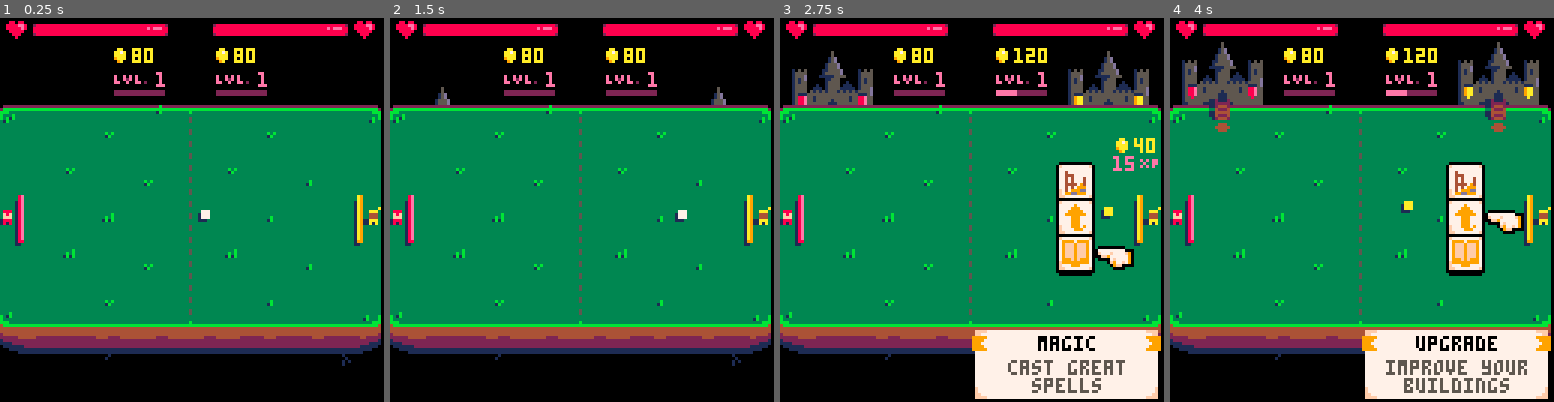
Above: before the commit, frames 1-4 (left to right).
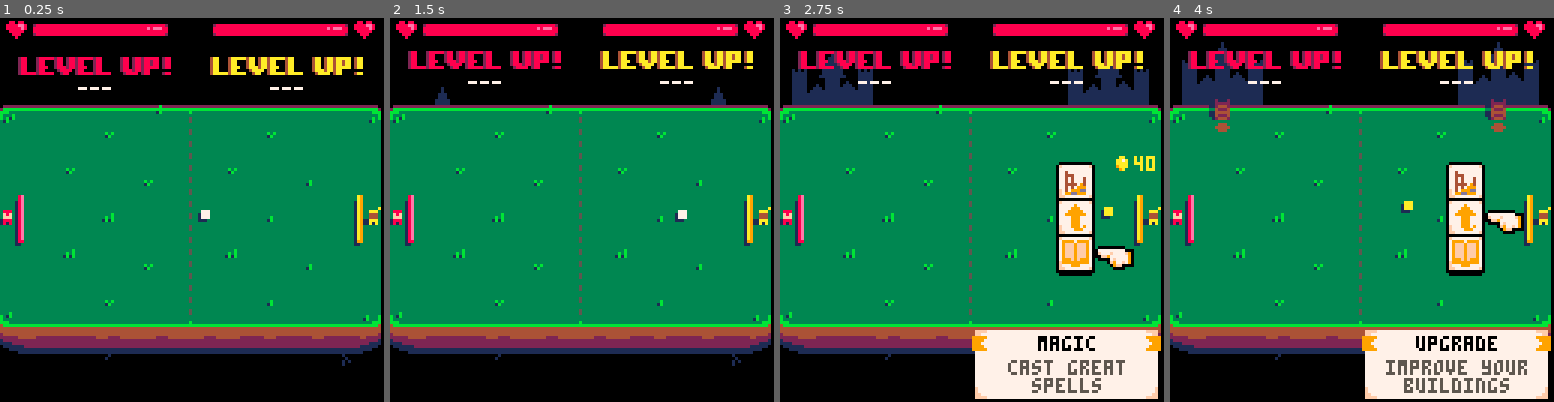
Above: after the commit, the same moments.

Repository: aylanonsense/arpongi
Game: PICO-8 cartridge cart.p8
Two runs of this game, one before a commit and one after it. Both use one fixed random seed, a clock stepped at 60 frames per second and the inputs below.
Inputs:
- Up to frame 1 (0.25 s): no input
- Up to frame 2 (1.5 s): tap X (X key) at 0.33, 1.07 s; tap O (Z key) at 0.7 s
- Up to frame 3 (2.75 s): hold Right 1.6-2.1 s; tap O (Z key) at 1.7, 2.1, 2.5 s; tap X (X key) at 1.85 s; hold Up 2.15-2.42 s; hold Right from 2.47 s (still down)
- Up to frame 4 (4 s): tap O (Z key) at 2.9, 3.3, 3.7 s; tap X (X key) at 2.97 s; release Right at 3.03 s; hold Left 3.08-3.58 s; hold Down 3.63-3.97 s

The runs differ from the first frame. In frame 1, 3.6% of the frame differs, in the area x 4-95%, y 7-21%; in frame 2, 3.6%; in frame 3, 6.3%, in the area x 3-99%, y 7-40%; in frame 4, 6.2%.

Commit message:
Arrows shoot troops

Diff:
--- a/cart.p8
+++ b/cart.p8
@@ -10,6 +10,7 @@
 	archer triggers
 	level up rewards
 	2nd player color
+	sound effects
 
 render layers:
 	1:	far background
@@ -38,8 +39,8 @@
 
 -- debug
 local start_immediately=true
-local infinite_gold=false
-local infinite_xp=false
+local infinite_gold=true
+local infinite_xp=true
 local ball_damage_to_castle=0--4*12
 
 -- constants
@@ -538,40 +539,56 @@
 		visible_height={9,11,13},
 		upgrade_descriptions={{"wider range"},{"max range"}},
 		shooty_frames=0,
-		shooty_range=20,
+		shooty_range={21,26,33},
+		frames_between_shots={25,15,7},
 		trigger=function(self)
-			self.shooty_frames=120
+			self.shooty_frames=170
 			spawn_entity("shooty_circle",self:center_x(),self:center_y(),{
 				frames_to_death=self.shooty_frames,
-				radius=self.shooty_range
+				radius=self.shooty_range[1+self.upgrades]
 			})
 		end,
 		update=function(self)
 			decrement_counter_prop(self,"show_health_bar_frames")
 			-- shoot arrows
 			decrement_counter_prop(self,"shooty_frames")
-			local frames_between_shots=5
+			local shooty_range=self.shooty_range[1+self.upgrades]
+			local frames_between_shots=self.frames_between_shots[1+self.upgrades]
 			if self.shooty_frames%frames_between_shots==frames_between_shots-1 then
 				local troops=self.leader.opposing_leader.army.troops
-				-- local i
-				-- for i=1,#troops do
-				-- 	local dist=find_distance(troops[i].x,troops[i].y,self:center_x(),self:center_y())
-				-- 	if dist<self.shooty_range then
-						local frames=50
-						local gravity=0.05
-						local height=10
-						spawn_entity("arrow",self:center_x(),self:center_y(),{
-							-- troop=troop
-							z=height,
-							frames_to_death=frames,
-							gravity=gravity,
-							vz=(get_triangle_num(frames)*gravity-height)/frames,
-							vx=-0.5,
-							vy=0
-						})
-				-- 		break
-				-- 	end
-				-- end
+				local possible_troops={}
+				-- find a nearby troop
+				local i
+				for i=1,#troops do
+					local dist=find_distance(troops[i].x,troops[i].y,self:center_x(),self:center_y())
+					if dist<shooty_range then
+						add(possible_troops,troops[i])
+					end
+				end
+				-- shoot an arrow
+				local frames=50
+				local gravity=0.05
+				local height=5
+				local angle=rnd()
+				local arrow_dist=shooty_range*(0.5+0.5*rnd())
+				local target_x=self:center_x()+arrow_dist*cos(angle)
+				local target_y=self:center_y()+arrow_dist*sin(angle)
+				-- shoot at a troop if possible
+				local troop
+				if #possible_troops>0 then
+					troop=possible_troops[rnd_int(1,#possible_troops)]
+					target_x=troop.x-5*self.leader.facing_dir
+					target_y=troop.y
+				end
+				spawn_entity("arrow",self:center_x(),self:center_y(),{
+					troop=troop,
+					z=height,
+					frames_to_death=frames,
+					gravity=gravity,
+					vz=(get_triangle_num(frames)*gravity-height)/frames,
+					vx=(target_x-self:center_x())/frames,
+					vy=(target_y-self:center_y())/frames
+				})
 			end
 		end
 	},
@@ -588,7 +605,9 @@
 			pset(x,y,1)
 		end,
 		on_death=function(self)
-			-- self.troop:damage(3)
+			if self.troop then
+				self.troop:damage(6)
+			end
 		end
 	},
 	church={
